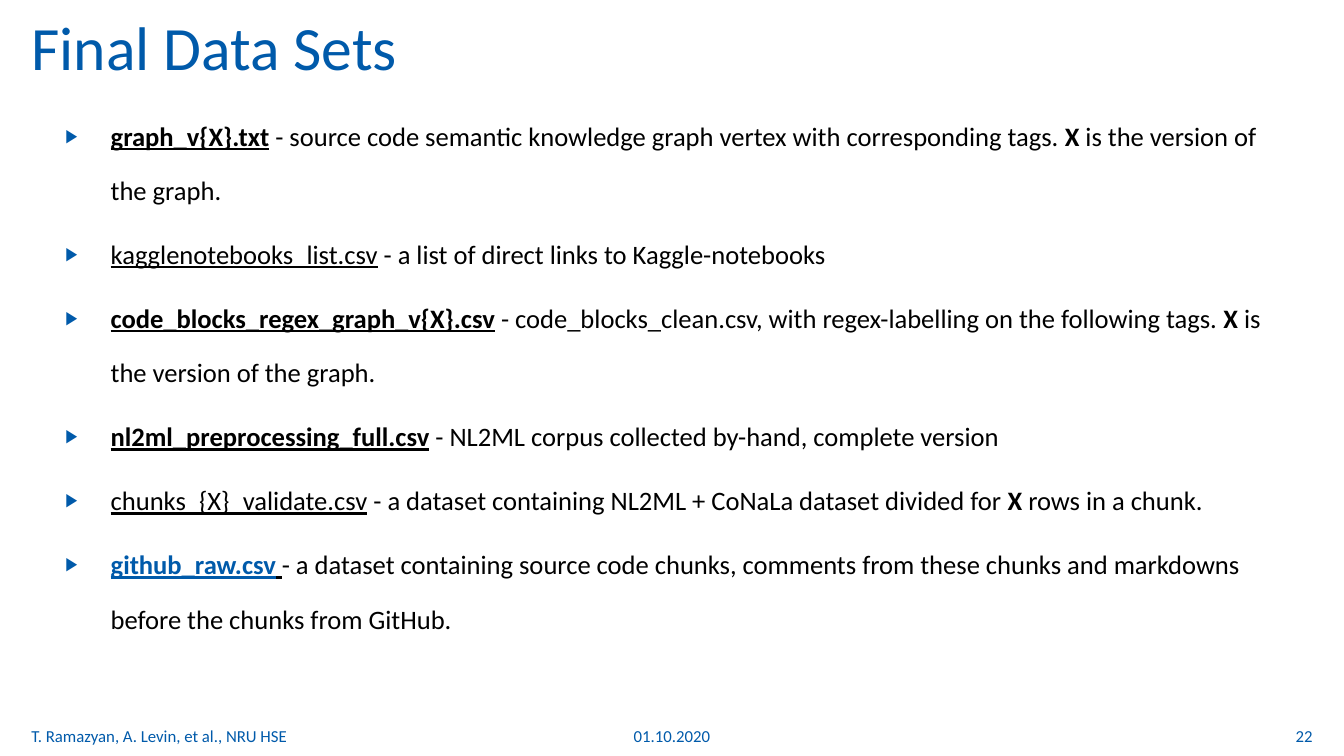
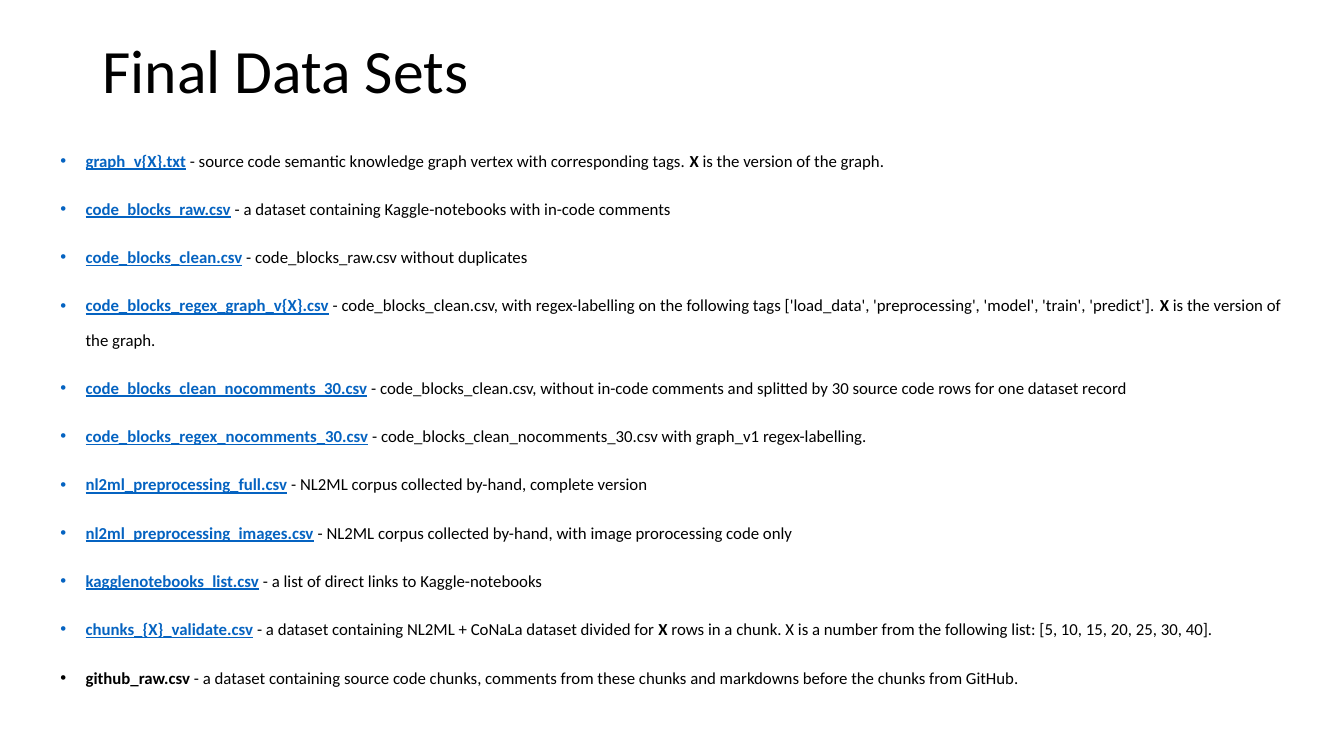
Before and after one commit to whatevernevermindbro/source_code_classification, a slide deck: slide 8 of nl2ml.pptx (slide 22 before the commit). Drawn at 1344x756 pixels with LibreOffice and Linux fonts; fonts in the diff are those of the drawing. Boxes give left, top, right and bottom in pixels: in the first picture for what was removed or moved away, otherwise in the second. Text is boxed around its words. In the diff, an @@ line names an element or a change of style, - is before the commit and + after.

```diff
--- a/nl2ml.pptx
+++ b/nl2ml.pptx
@@ title "Final Data Sets": place and size @@
-title "Final Data Sets" at (31,27,397,71)
+title "Final Data Sets" at (102,50,468,94)
@@ title "Final Data Sets" at (102,50,468,94): text colour #005AAA to #000000 @@
@@ text "graph_v{X}.txt - source code semantic ...": place and size @@
-text "graph_v{X}.txt - source code semantic ..." at (111,126,1260,630)
+text "graph_v{X}.txt - source code semantic ..." at (86,154,1281,687)
@@ text at (86,154,1018,687): size 19 to 12 pt in "graph_v{X}.txt - source code semantic knowledge graph ...", "kagglenotebooks_list.csv - a list of direct links ...", "github_raw.csv - a dataset containing source code ..."; text colour #000000 to #0563C1 in "graph_v{X}.txt", "kagglenotebooks_list.csv"; bold on in "kagglenotebooks_list.csv"; text colour #005AAA to #000000, underline off in "github_raw.csv"; bullet ▶ to •; more space between paragraphs @@
@@ text at (86,203,1281,542): paragraphs added @@
+• code_blocks_raw.csv - a dataset containing Kaggle-notebooks with in-code comments
+• code_blocks_clean.csv - code_blocks_raw.csv without duplicates
+• code_blocks_regex_graph_v{X}.csv - code_blocks_clean.csv, with regex-labelling on the following tags ['load_data', 'preprocessing', 'model', 'train', 'predict']. X is the version of the graph.
+• code_blocks_clean_nocomments_30.csv - code_blocks_clean.csv, without in-code comments and splitted by 30 source code rows for one dataset record
+• code_blocks_regex_nocomments_30.csv - code_blocks_clean_nocomments_30.csv with graph_v1 regex-labelling.
+• nl2ml_preprocessing_full.csv - NL2ML corpus collected by-hand, complete version
+• nl2ml_preprocessing_images.csv - NL2ML corpus collected by-hand, with image prorocessing code only
@@ text at (86,622,1212,638): text changed; size 19 to 12 pt @@
-▶ code_blocks_regex_graph_v{X}.csv - code_blocks_clean.csv, with regex-labelling on the following tags. X is the version of the graph.
-▶ nl2ml_preprocessing_full.csv - NL2ML corpus collected by-hand, complete version
-▶ chunks_{X}_validate.csv - a dataset containing NL2ML + CoNaLa dataset divided for X rows in a chunk.
+• chunks_{X}_validate.csv - a dataset containing NL2ML + CoNaLa dataset divided for X rows in a chunk. X is a number from the following list: [5, 10, 15, 20, 25, 30, 40].
@@ text removed at (31,730,286,745) @@
-T. Ramazyan, A. Levin, et al., NRU HSE
@@ text removed at (634,731,711,742) @@
-01.10.2020
@@ page number removed at (1296,731,1313,742) @@
-22
```
Also in this commit, not shown: 3 other slides changed, 4 slides added, 20 slides removed, 20 other files.
